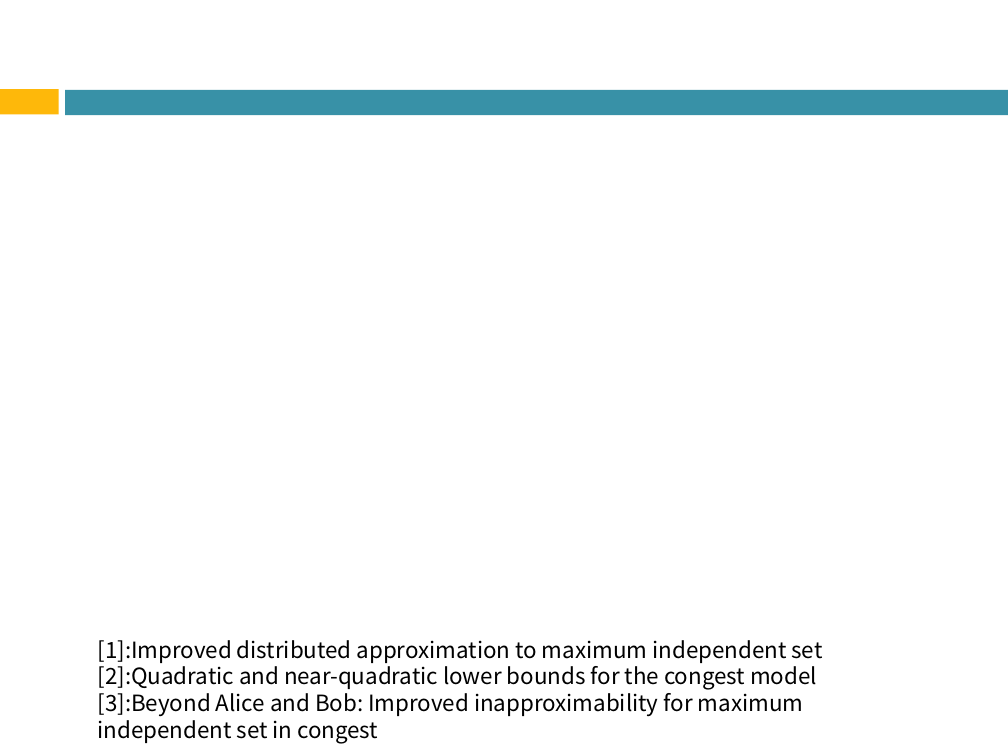
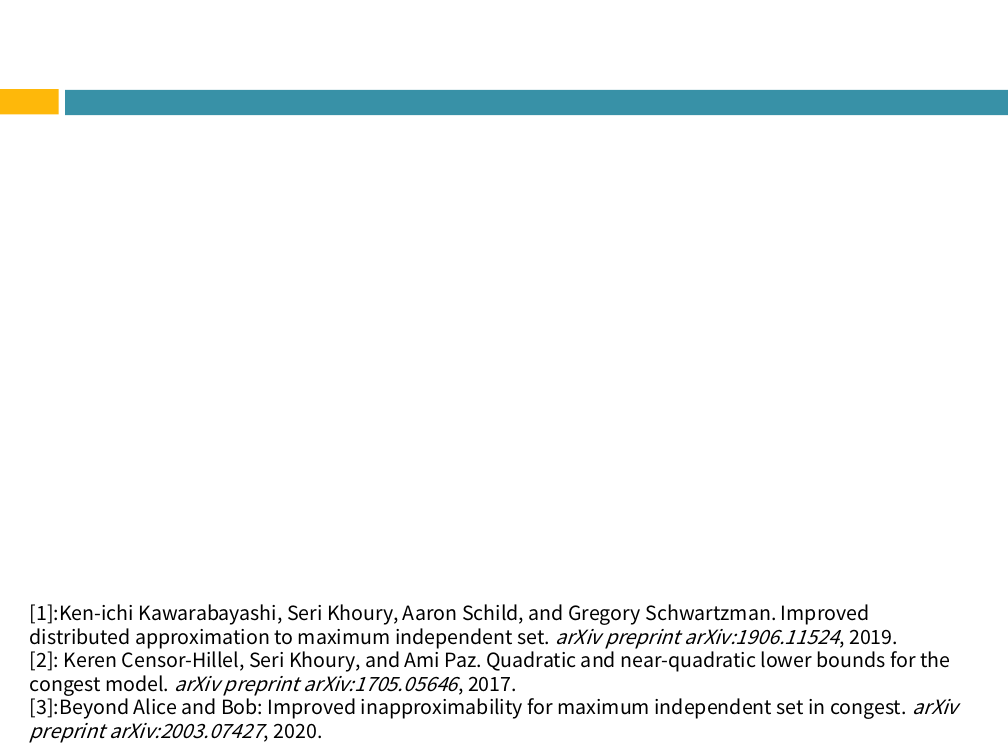
Before and after one commit to Izulabo-nitech/Distributed_Complexity_of_k-Maximal_Independent_Set_Verification, a slide deck: slide 6 of LAsy/LA用発表資料.pptx. Drawn at 1008x756 pixels with LibreOffice and Linux fonts; fonts in the diff are those of the drawing; grey boxes stand for pictures. Boxes give left, top, right and bottom in pixels: in the first picture for what was removed or moved away, otherwise in the second. Text is boxed around its words. In the diff, an @@ line names an element or a change of style, - is before the commit and + after.

```diff
--- a/LAsy/LA用発表資料.pptx
+++ b/LAsy/LA用発表資料.pptx
@@ text at <box>30,604,959,743</box>: text changed; size 16 to 14 pt @@
-[1]:Improved distributed approximation to maximum independent set
-[2]:Quadratic and near-quadratic lower bounds for the congest model
-[3]:Beyond Alice and Bob: Improved inapproximability for maximum independent set in congest
+[1]:Ken-ichi Kawarabayashi, Seri Khoury, Aaron Schild, and Gregory Schwartzman. Improved distributed approximation to maximum independent set. arXiv preprint arXiv:1906.11524, 2019.
+[2]: Keren Censor-Hillel, Seri Khoury, and Ami Paz. Quadratic and near-quadratic lower bounds for the congest model. arXiv preprint arXiv:1705.05646, 2017.
+[3]:Beyond Alice and Bob: Improved inapproximability for maximum independent set in congest. arXiv preprint arXiv:2003.07427, 2020.
```
Also in this commit, not shown: 9 other slides changed, 1 slide removed.
